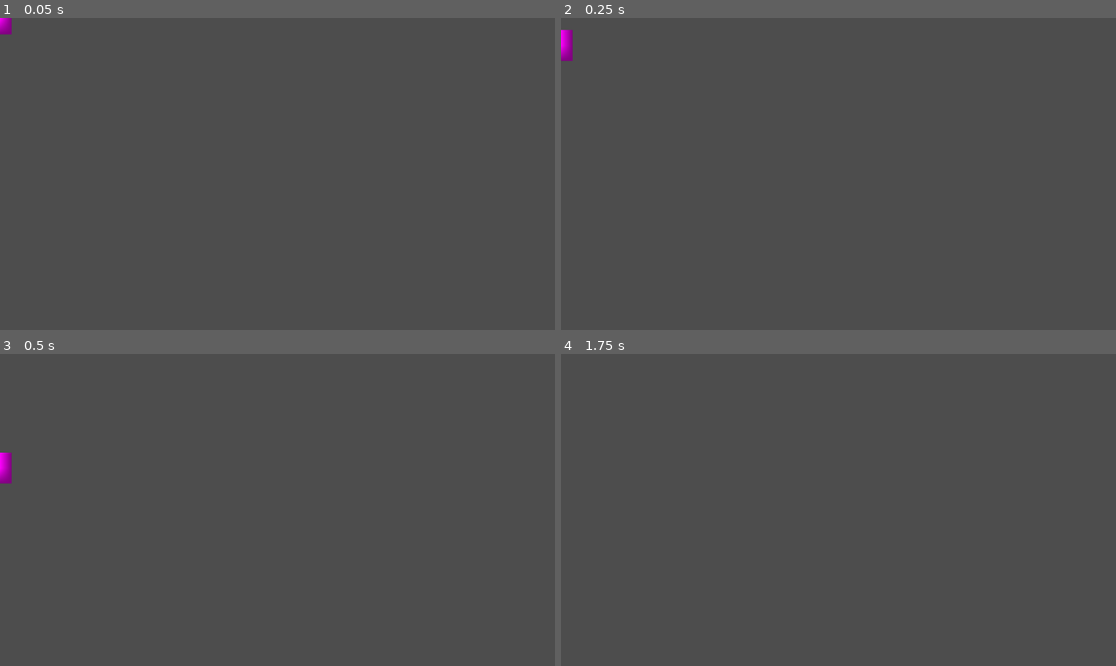
Above: before the commit, frames 1-4 (two rows, left to right).
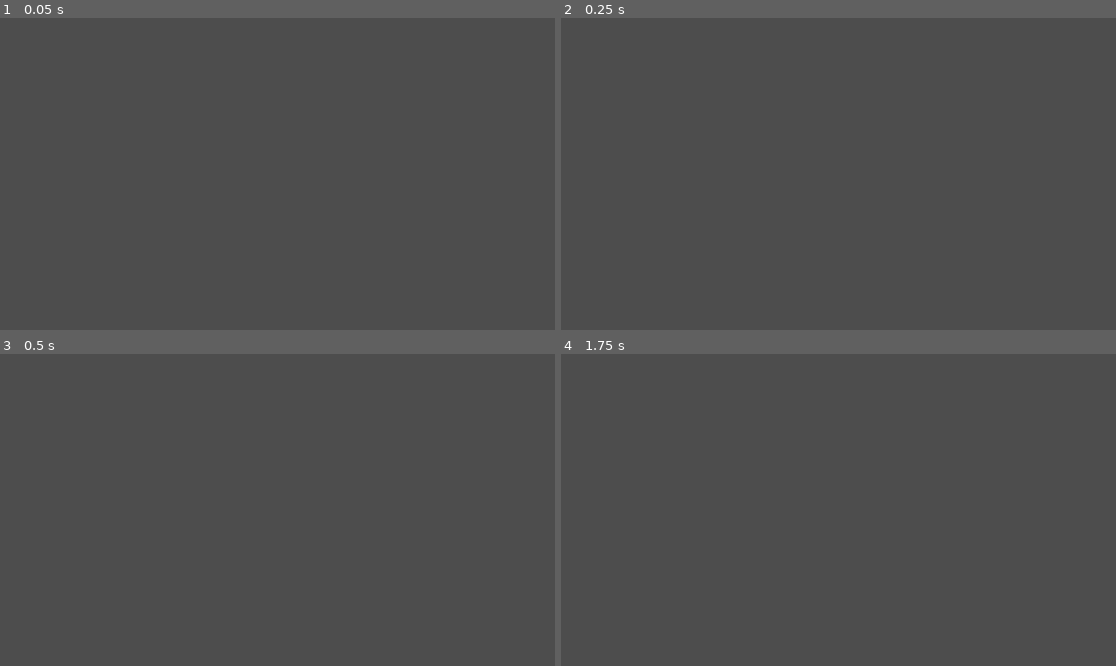
Above: after the commit, the same moments.

Repository: ima-cow/Fighting-game-adv-comp-sci
Game: Godot game, scene res://scenes/characters/big_hands.tscn
Two runs of this game, one before a commit and one after it. Both use one fixed random seed, a clock stepped at 60 frames per second and the inputs below. This scene is started directly instead of the project's main scene.
Inputs:
- Up to frame 1 (0.05 s): no input
- Up to frame 2 (0.25 s): no input
- Up to frame 3 (0.5 s): no input
- Up to frame 4 (1.75 s): hold D (move_right) from 0.53 s (still down); tap H (grab) at 0.6 s; tap Space (jump) at 0.77, 1.52 s; tap Enter at 1.25 s; tap U (jab) at 1.35 s

The runs differ from the first frame. In frame 1, 0.1% of the frame differs, in the area x 0-3%, y 0-6%; in frame 2, 0.2%, in the area x 0-3%, y 3-14%; in frame 3, 0.2%; in frame 4, nothing differs.
Error in both runs: Invalid access to property or key 'body_shape_exited' on a base object of type 'null instance'. (res://scripts/player.gd:9)

Commit message:
Failed_Sprite
This should provide the character sprite for ninja but isnt showing in game.

Diff:
--- a/scenes/characters/big_hands.tscn
+++ b/scenes/characters/big_hands.tscn
@@ -2,12 +2,11 @@
 
 [ext_resource type="Script" uid="uid://dmmkpendim0ea" path="res://scripts/player.gd" id="1_qudrh"]
 [ext_resource type="Script" uid="uid://debrlwtgoufjc" path="res://scripts/move_resolver.gd" id="2_8b2gc"]
+[ext_resource type="Texture2D" uid="uid://badw1jk5toe5q" path="res://scenes/characters/FG_Ninja.png" id="2_mc4gd"]
 
 [sub_resource type="CapsuleShape2D" id="CapsuleShape2D_k366a"]
 radius = 16.0
 height = 64.0
-
-[sub_resource type="PlaceholderTexture2D" id="PlaceholderTexture2D_78yxw"]
 
 [node name="Ninja" type="CharacterBody2D"]
 script = ExtResource("1_qudrh")
@@ -18,9 +17,10 @@
 shape = SubResource("CapsuleShape2D_k366a")
 
 [node name="Sprite2D" type="Sprite2D" parent="."]
-position = Vector2(4.76837e-07, 0)
-scale = Vector2(48, 64)
-texture = SubResource("PlaceholderTexture2D_78yxw")
+texture_filter = 1
+position = Vector2(3, -7)
+scale = Vector2(2.53735, 2.49679)
+texture = ExtResource("2_mc4gd")
 
 [node name="MoveResolver" type="Node" parent="."]
 script = ExtResource("2_8b2gc")
Binary file added: scripts/FG_Ninja.png
Not shown, added: scripts/FG_Ninja.png.import
